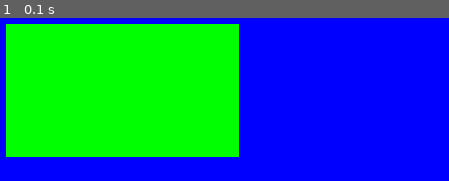
Above: before the commit, frame 1.
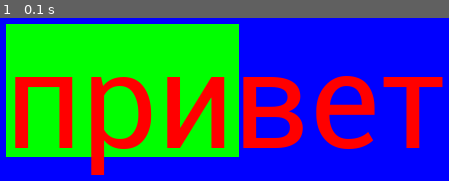
Above: after the commit, the same moment.

Repository: Moderator220/MyPythonPyGame
Game: pygame game, started from main.py
The game is run twice, just before and just after one commit, with the same random seed, the same clock (stepped at 60 frames per second) and the same inputs.
Inputs:
- Up to frame 1 (0.1 s): no input

The runs differ from the first frame. In frame 1, 19% of the frame differs, in the area x 3-99%, y 35-97%.

Commit message:
словвввввввввввво

Diff:
--- a/main.py
+++ b/main.py
@@ -10,11 +10,25 @@
 while mainLoop:
     screen.fill('blue')
 
+    # sqr:
+
     widght, hight = pygame.display.get_surface().get_size()
     pygame.draw.rect(screen, 'green',
                  (widght / 3, hight / 3, widght / 3, hight / 3))
 
+    # font:
 
+    label = pygame.font.Font('font.ttf', int(hight / 3))
+
+    next_label = label.render('привет', True, 'red')
+
+    next_label_x = widght / 3
+    next_label_y = hight / 3
+    next_label_rect = next_label.get_rect(topleft=(next_label_x, next_label_y))
+
+    # blit font:
+
+    screen.blit(next_label, next_label_rect)
 
     keys = pygame.key.get_pressed()
     for event in pygame.event.get():
